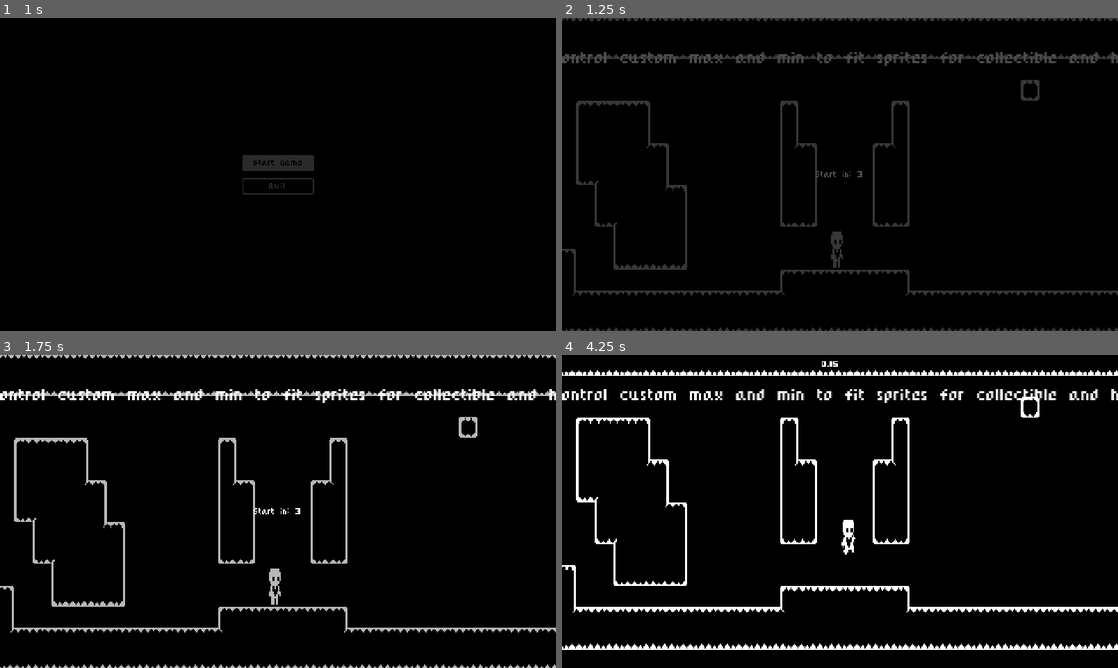
Above: before the commit, frames 1-4 (two rows, left to right).
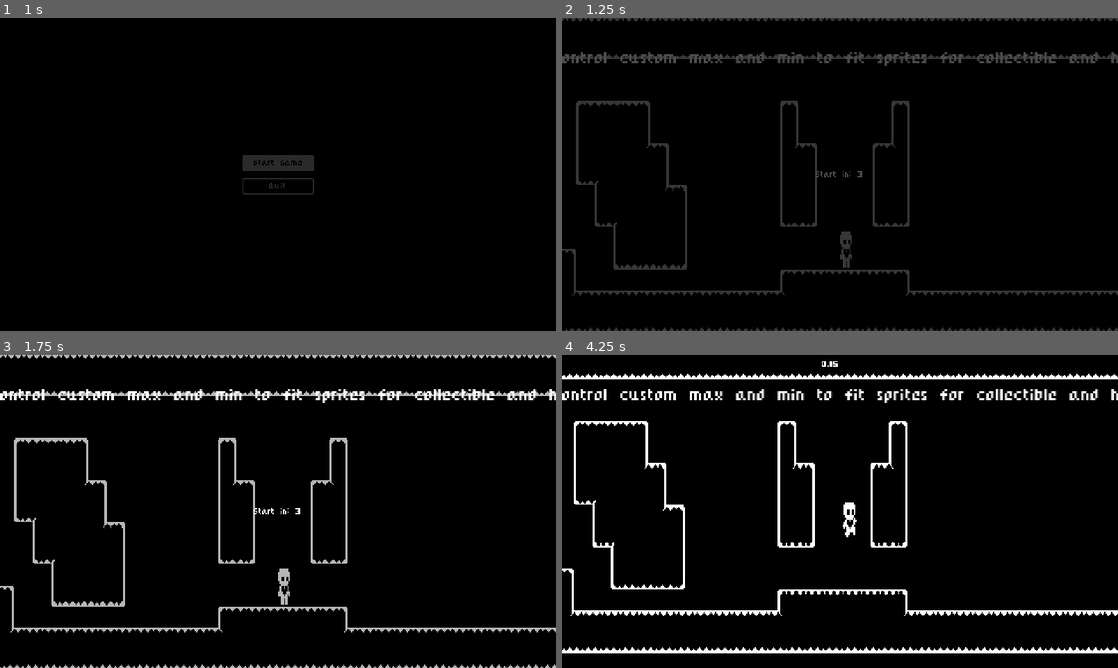
Above: after the commit, the same moments.

Repository: Lesosa12/Metroidvania
Game: Godot game, scene res://Game UI/start_menu.tscn
Same seed, same stepped clock (60 frames per second), same inputs: the game is played once before the commit and once after it.
Inputs (mouse positions are in pixels of both pictures, inside the frame that each line leads up to):
- Up to frame 1 (1 s): click "Start Game" at 0.5 s
- Up to frame 2 (1.25 s): no input
- Up to frame 3 (1.75 s): move the mouse to (400, 495) at 1.27 s; hold Right (move_right) from 1.28 s (still down); hold Up (jump) from 1.28 s (still down)
- Up to frame 4 (4.25 s): tap Enter at 2, 3.5 s; move the mouse to (728, 527) at 2.02 s; release Up (jump) at 2.03 s; click (728, 527) at 2.1 s; tap Up (jump) at 2.27, 2.3, 2.57, 3.77, 3.8, 4.07 s; tap Space at 2.75 s; move the mouse to (895, 442) at 2.77 s; release Right (move_right) at 2.78 s; hold Left (move_left) 2.78-3.53 s; hold Up (jump) 2.78-3.53 s; move the mouse to (812, 574) at 3.52 s; hold Right (move_right) from 3.53 s (still down); click (812, 574) at 3.6 s

Frame 1 is identical in both runs. In frame 2, 0.4% of the frame differs, in the area x 48-86%, y 19-80%; in frame 3, 0.4%; in frame 4, 9.6%, in the area x 0-100%, y 4-96%.

Commit message:
work of 4-26

Diff:
--- a/Heart-Platformer-Godot-4-main/Game/Levels/level_one.tscn
+++ b/Heart-Platformer-Godot-4-main/Game/Levels/level_one.tscn
@@ -1,24 +1,31 @@
-[gd_scene load_steps=4 format=3 uid="uid://bhifl221bu6i3"]
+[gd_scene load_steps=5 format=3 uid="uid://bhifl221bu6i3"]
 
 [ext_resource type="PackedScene" uid="uid://dxev2igc1wpv5" path="res://Game/Levels/world.tscn" id="1_p2qrl"]
 [ext_resource type="PackedScene" uid="uid://b2jh5urlv1mvv" path="res://Game/Levels/level_two.tscn" id="2_yanh2"]
 [ext_resource type="PackedScene" uid="uid://bx8enf5ix4chl" path="res://Game/Levels/level_tile_map.tscn" id="4_f63uv"]
+[ext_resource type="PackedScene" uid="uid://syopt8tq8nb6" path="res://Game/door.tscn" id="4_mpvls"]
 
 [node name="LevelOne" instance=ExtResource("1_p2qrl")]
 next_level = ExtResource("2_yanh2")
 
 [node name="Player" parent="." index="0"]
-position = Vector2(33, 112)
+position = Vector2(41, 112)
 
 [node name="PlayerCamera" parent="." index="1"]
 position = Vector2(36, 40)
-zoom = Vector2(1, 1.135)
 
 [node name="LevelTileMap2" parent="." index="3" instance=ExtResource("4_f63uv")]
-layer_0/tile_data = PackedInt32Array(458752, 65536, 0, 52428 …(10532 unchanged characters)…  2, -262105, 65536, 2, -262106, 65536, 2, -131060, 196608, 3)
+layer_0/tile_data = PackedInt32Array(458752, 65536, 0, 52428 …(10532 unchanged characters)…  2, -262105, 65536, 2, -262106, 65536, 2)
 
 [node name="PlayerDetector" parent="." index="6"]
-position = Vector2(34, 66)
+position = Vector2(34, -92)
 
 [node name="CollisionShape2D" parent="PlayerDetector" index="0"]
 position = Vector2(-2, -26)
+
+[node name="Door1" parent="." index="9" instance=ExtResource("4_mpvls")]
+position = Vector2(662, 24)
+destination_level_tag = "res://Game/Levels/level_two.tscn"
+destination_door_tag = "Door2"
+next_scene = "Level2"
+nextRoomName = "Level2"
--- a/Heart-Platformer-Godot-4-main/Game/Levels/level_two.tscn
+++ b/Heart-Platformer-Godot-4-main/Game/Levels/level_two.tscn
@@ -1,14 +1,23 @@
-[gd_scene load_steps=2 format=3 uid="uid://b2jh5urlv1mvv"]
+[gd_scene load_steps=3 format=3 uid="uid://b2jh5urlv1mvv"]
 
 [ext_resource type="PackedScene" uid="uid://dxev2igc1wpv5" path="res://Game/Levels/world.tscn" id="1_4mn2i"]
+[ext_resource type="PackedScene" uid="uid://syopt8tq8nb6" path="res://Game/door.tscn" id="2_spvqg"]
 
 [node name="LevelTwo" instance=ExtResource("1_4mn2i")]
 
 [node name="Player" parent="." index="0"]
-position = Vector2(40, 128)
+position = Vector2(58, 128)
 
 [node name="LevelTileMap" parent="." index="3"]
 layer_0/tile_data = PackedInt32Array(655360, 0, 1, 589824, 0, 1, 524288, 0, 0, 524294, 65536, 3, 524293, 65536, 3, 5242 …(10241 unchanged characters)…
 
 [node name="PlayerDetector" parent="." index="5"]
 visible = false
+
+[node name="Door2" parent="." index="8" instance=ExtResource("2_spvqg")]
+position = Vector2(10, 104)
+rotation = 3.14159
+destination_level_tag = "res://Game/Levels/level_one.tscn"
+destination_door_tag = "Door1"
+next_scene = "Level1"
+nextRoomName = "Level1"
--- a/Heart-Platformer-Godot-4-main/Game/Levels/world.tscn
+++ b/Heart-Platformer-Godot-4-main/Game/Levels/world.tscn
@@ -53,6 +53,7 @@
 [node name="Player" parent="." instance=ExtResource("2_g26gs")]
 
 [node name="PlayerCamera" parent="." node_paths=PackedStringArray("player") instance=ExtResource("3_d2278")]
+zoom = Vector2(1, 1.135)
 editor_draw_limits = true
 player = NodePath("../Player")
 
--- a/Heart-Platformer-Godot-4-main/Game/door.gd
+++ b/Heart-Platformer-Godot-4-main/Game/door.gd
@@ -1,4 +1,4 @@
-extends Area2D
+extends Node2D
 
 class_name Door
 
@@ -7,12 +7,12 @@
 @export var spawn_direction = "up"
 @export var next_scene : String
 
-@onready var spawn = $Spawn
+@onready var spawn = $Sprite2D/ExitArea2D/Spawn
 
 @export var nextRoomName: String = ""
 @export var cameraPosition: Vector2 = Vector2.ZERO
 
-@onready var marker_2d = $Marker2D
+@onready var marker_2d = $Sprite2D/ExitArea2D/Spawn
 
 func _on_exit_area_2d_body_entered(body):
 	body.global_position = marker_2d.global_position
--- a/Heart-Platformer-Godot-4-main/Game/door.tscn
+++ b/Heart-Platformer-Godot-4-main/Game/door.tscn
@@ -3,8 +3,10 @@
 [ext_resource type="Script" path="res://Game/door.gd" id="1_n6ywr"]
 
 [sub_resource type="RectangleShape2D" id="RectangleShape2D_4ku7c"]
+size = Vector2(10, 20)
 
 [node name="Door" type="Node2D"]
+scale = Vector2(1, 2.4)
 script = ExtResource("1_n6ywr")
 
 [node name="Sprite2D" type="Sprite2D" parent="."]
@@ -15,14 +17,16 @@
 collision_mask = 2
 
 [node name="CollisionShape2D" type="CollisionShape2D" parent="Sprite2D/ExitArea2D"]
+position = Vector2(5, 0)
 shape = SubResource("RectangleShape2D_4ku7c")
 
 [node name="ColorRect" type="ColorRect" parent="Sprite2D/ExitArea2D"]
-offset_left = -10.0
+offset_left = -22.0
 offset_top = -10.0
 offset_right = 10.0
 offset_bottom = 10.0
 
 [node name="Spawn" type="Marker2D" parent="Sprite2D/ExitArea2D"]
+position = Vector2(-23, 0)
 
 [connection signal="body_entered" from="Sprite2D/ExitArea2D" to="." method="_on_exit_area_2d_body_entered"]
--- a/Heart-Platformer-Godot-4-main/Game/scene_manager.gd
+++ b/Heart-Platformer-Godot-4-main/Game/scene_manager.gd
@@ -1,6 +1,6 @@
 extends Node2D
 
-var scenes : Dictionary = { "Level1" : "res://Game/Levels/level_one.tscn",
+var scenes : Dictionary = { "Level1" : "res://Game/Levels/level_two.tscn",
 							"Level2" : "res://Game/Levels/level_two.tscn"} #repeat as needed
 # Called when the node enters the scene tree for the first time.
 func _ready():
--- a/Heart-Platformer-Godot-4-main/Player/PlayerCamera.gd
+++ b/Heart-Platformer-Godot-4-main/Player/PlayerCamera.gd
@@ -61,7 +61,7 @@
 	stored_position = roomposition
 
 func _process(delta):
-	if player:
+	if player != null:
 		# Calculate the target position for the camera
 		var targetPosition = player.global_position + cameraOffset
 
--- a/Heart-Platformer-Godot-4-main/Player/Resources/DefaultMovementData.tres
+++ b/Heart-Platformer-Godot-4-main/Player/Resources/DefaultMovementData.tres
@@ -7,7 +7,7 @@
 speed = 100.0
 acceleration = 1000
 friction = 1000
-jump_velocity = -300.0
+jump_velocity = -500.0
 gravity_scale = 1.0
-air_resistance = 200.0
-air_acceleration = 800.0
+air_resistance = 500.0
+air_acceleration = 300.0
